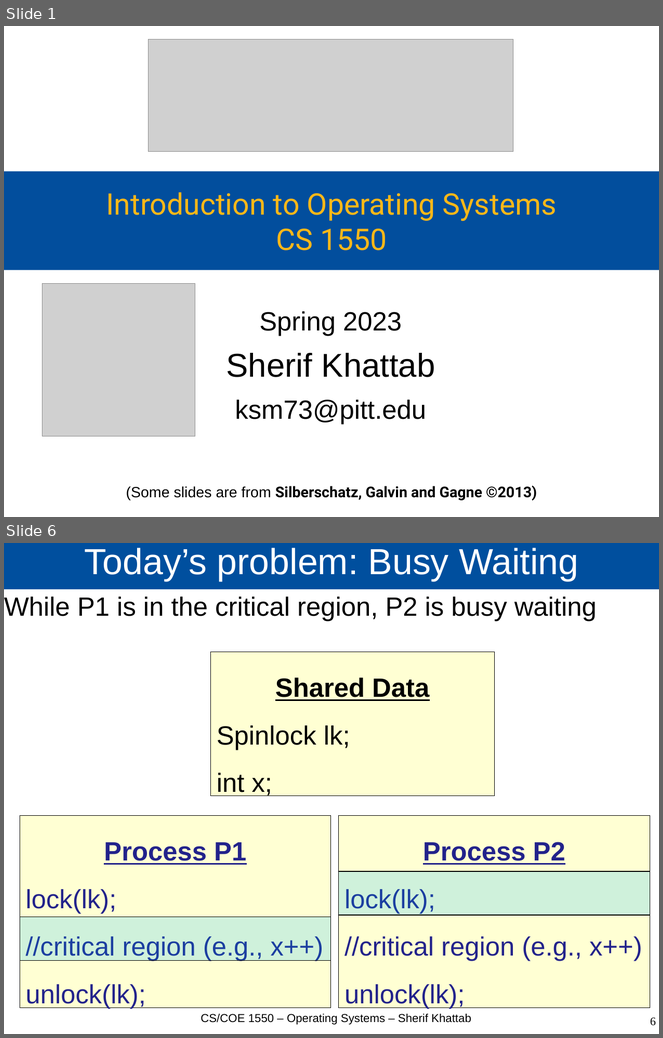
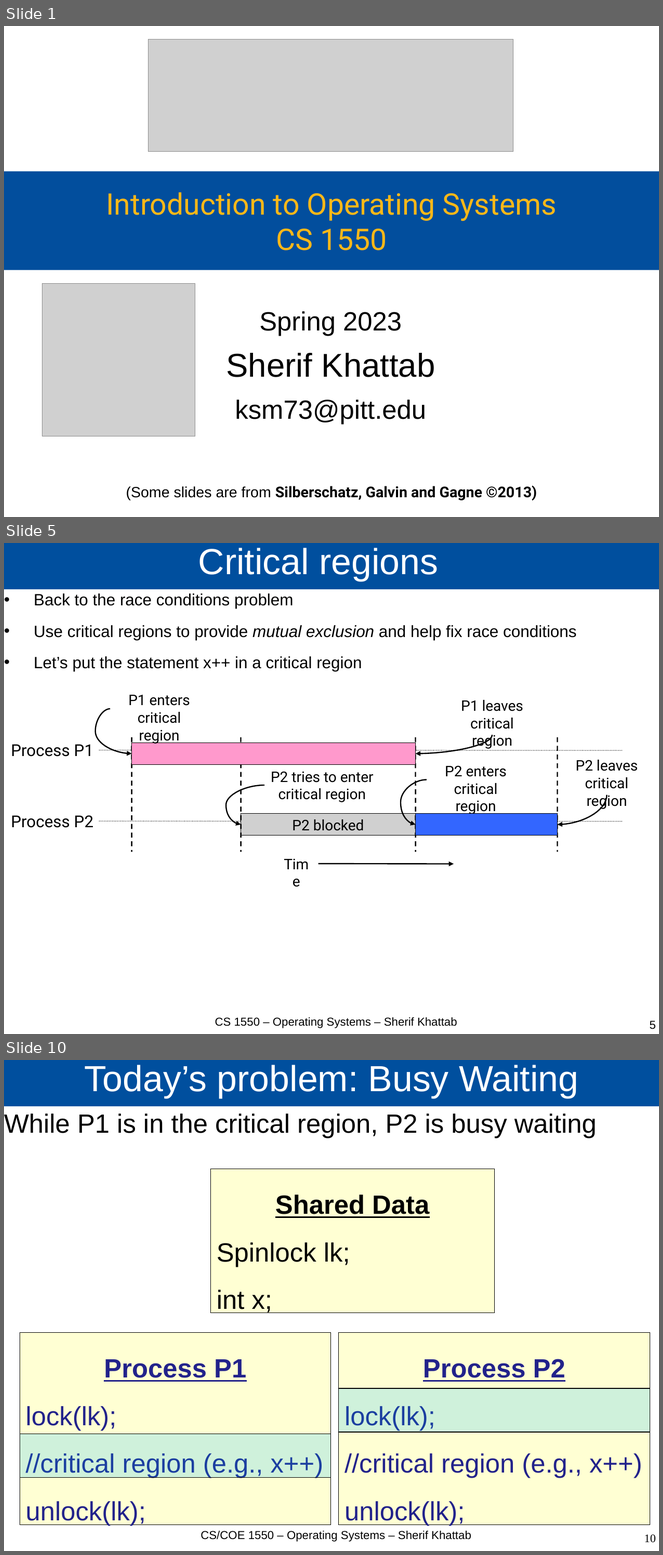
Before and after one commit to cs1550-2244/cs1550-code-handouts, a slide deck: DraftSlides/Lecture3.pptx. Shown one above the other, each under a label of ours: slides 1 and 6 before the commit, slides 1, 5 and 10 after it; the slides between them are not shown. The pictures are 663x1038 and 663x1555 pixels, drawn with LibreOffice and Linux fonts; fonts in the diff are those of the drawing; grey boxes stand for pictures. Boxes give left, top, right and bottom in pixels: in the first picture for what was removed or moved away, otherwise in the second. Text is boxed around its words. In the diff, an @@ line names an element or a change of style, - is before the commit and + after.

```diff
--- a/DraftSlides/Lecture3.pptx
+++ b/DraftSlides/Lecture3.pptx
@@ slide 5 added at [4,543,659,1034], background #FFFFFF @@
@@ title added at [4,543,659,590], fill #004F9E, 44 pt, text #FFFFFF @@
+Critical regions
@@ text added at [34,593,577,671], 19.8 pt, text #000000 @@
+• Back to the race conditions problem
+• Use critical regions to provide mutual exclusion and help fix race conditions
+• Let’s put the statement x++ in a critical region
@@ group added at [11,695,638,876]: 8 texts, 6 lines, 5 curved arrows, 2 rectangles, 1 picture, 1 arrow @@
+Process P1
+Process P2
+P2 blocked
+P1 enters
+critical region
+P2 tries to enter
+critical region
+P2 enters
+critical region
+P1 leaves
+critical region
+P2 leaves
+critical region
+Time
@@ text added at [215,1018,457,1029], 14 pt, text #000000 @@
+CS 1550 – Operating Systems – Sherif Khattab
@@ page number added at [650,1021,656,1030], 14 pt, text #000000 @@
+5
@@ what was slide 6 is now slide 10 @@
@@ page number at [645,1535,656,1543]: text changed @@
-6
+10
```
Also in this commit, not shown: 4 slides changed, 3 other slides added, 3 other files.
